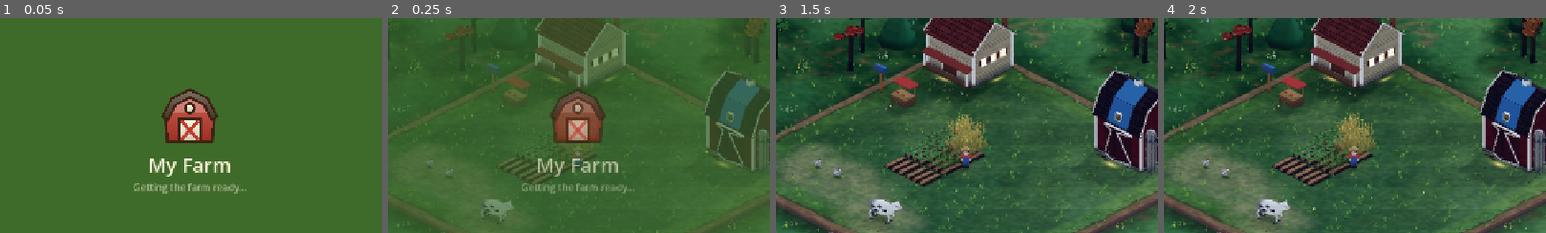
Above: before the commit, frames 1-4 (left to right).
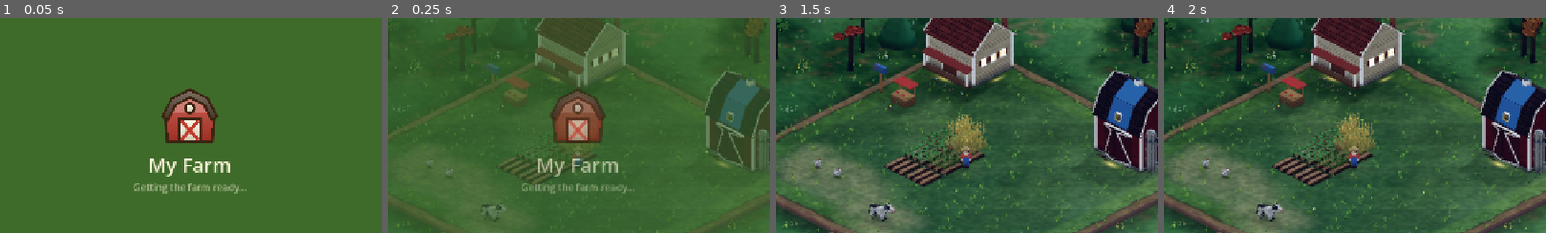
Above: after the commit, the same moments.

Repository: aniket-patra-1998/farm-game
Game: Godot game, scene res://scenes/main.tscn
Two runs of this game, one before a commit and one after it. Both use one fixed random seed, a clock stepped at 60 frames per second and the inputs below.
Inputs (mouse positions are % of the whole screen's width and height, from its top left):
- Up to frame 1 (0.05 s): no input
- Up to frame 2 (0.25 s): no input
- Up to frame 3 (1.5 s): click (12, 4) at 0.52 s; click (23, 4) at 1.27 s
- Up to frame 4 (2 s): no input
The pictures show only the part of the screen within x 25-75%, y 22-72%; the shares and areas given below are measured in that part.

Frame 1 is identical in both runs. In frame 2, 0.4% of the frame differs, in the area x 24-33%, y 84-95%; in frame 3, 0.6%; in frame 4, 0.6%, in the area x 23-33%, y 84-96%.

Commit message:
The new cow in the game
Exported from tools/animal_art (5,087 triangles, 19 moves); the exporter adds a jaw
move, so a grazing cow chews (Animal3D._pose_file). Listed in data/assets.json.

Co-Authored-By: Claude Opus 5.5 <noreply@anthropic.com>
Claude-Session: https://claude.ai/code/session_014fNSr1LTa4ZmUtF6K6voar

Diff:
--- a/data/assets.json
+++ b/data/assets.json
@@ -8,6 +8,7 @@
     "building": {"triangles": 15000, "draws": 8}
   },
   "assets": {
-    "chicken": {"model": "res://art/models/animals/chicken.glb", "budget": "animal"}
+    "chicken": {"model": "res://art/models/animals/chicken.glb", "budget": "animal"},
+    "cow": {"model": "res://art/models/animals/cow.glb", "budget": "animal"}
   }
 }
--- a/scripts/world3d/animal_3d.gd
+++ b/scripts/world3d/animal_3d.gd
@@ -263,6 +263,7 @@
 	_shape("look_left", maxf(look, 0.0))
 	_shape("look_right", maxf(-look, 0.0))
 	_shape("blink", p.blink)
+	_shape("jaw", maxf(p.jaw, 0.0) * smoothstep(0.0, 1.0, p.head))   # (chewing while grazing)
 	_shape("tail", clampf(p.tail + motion.tail, -1.0, 1.0))
 	_shape("breath", p.breath * 0.5)
 	_body.position = Vector3(0, p.hop * _leg * 0.8, 0)
Binary file added: art/models/animals/cow.glb
Not shown, added: art/models/animals/cow.glb.import
Not shown, changed: CLAUDE.md
